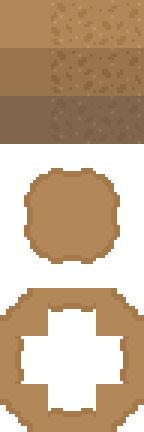
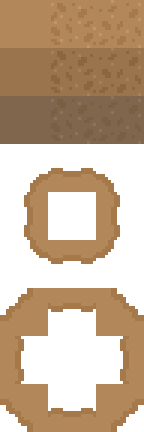
Revision of a layered 144 × 432 image; what changed, layer by layer:
painted on "Inklistrat lager" over left=48, top=192, right=96, bottom=240
